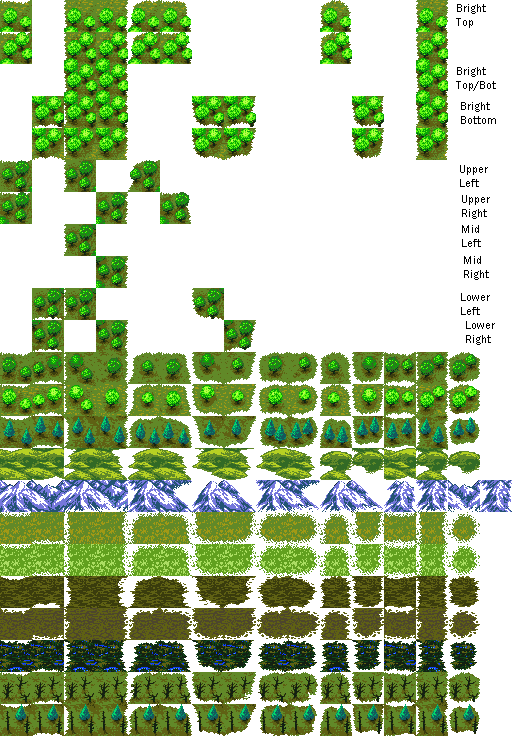
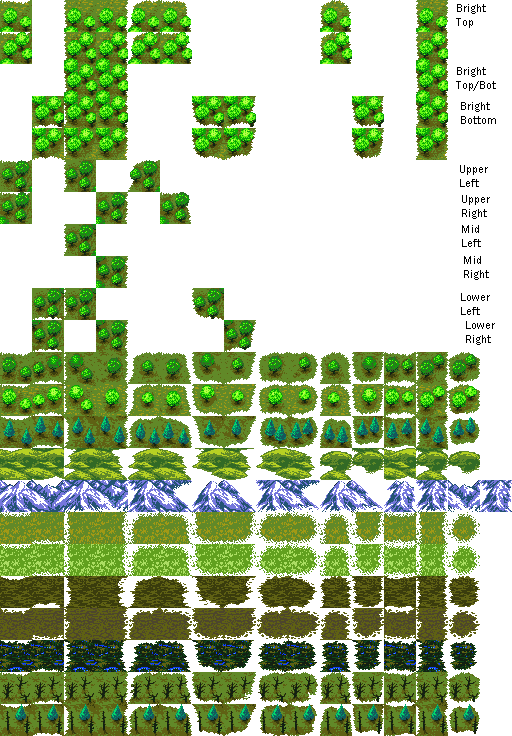
Layered file, before and after one edit (512x736). Changes by layer:
painted on "Layer 1" over (32, 494, 480, 506)
